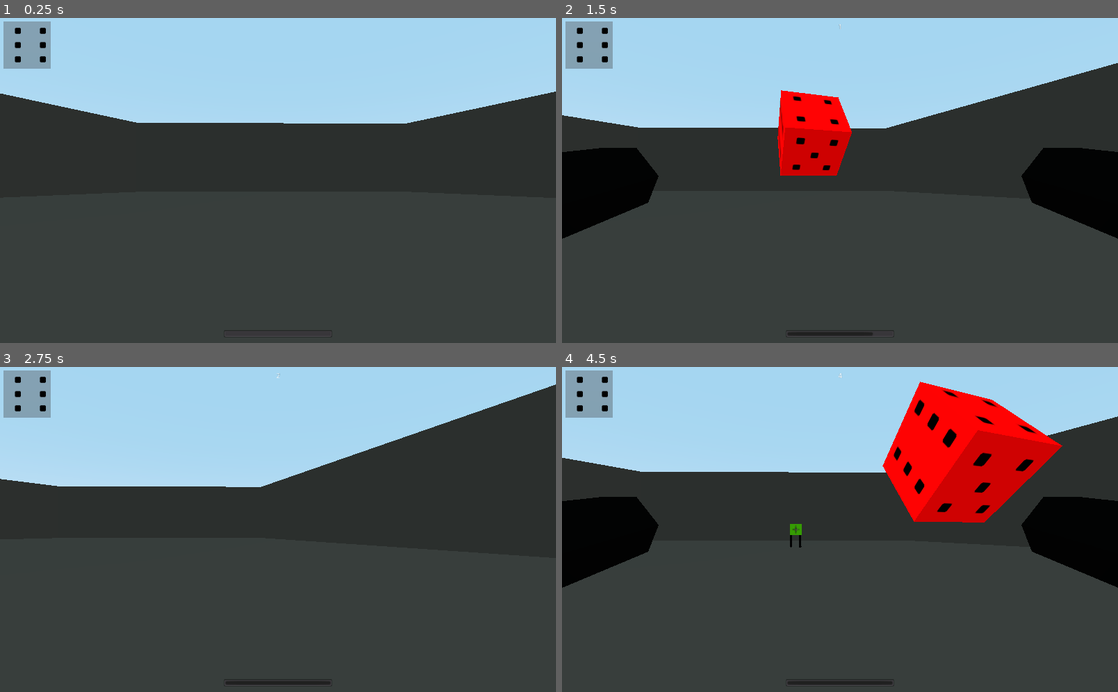
Above: before the commit, frames 1-4 (two rows, left to right).
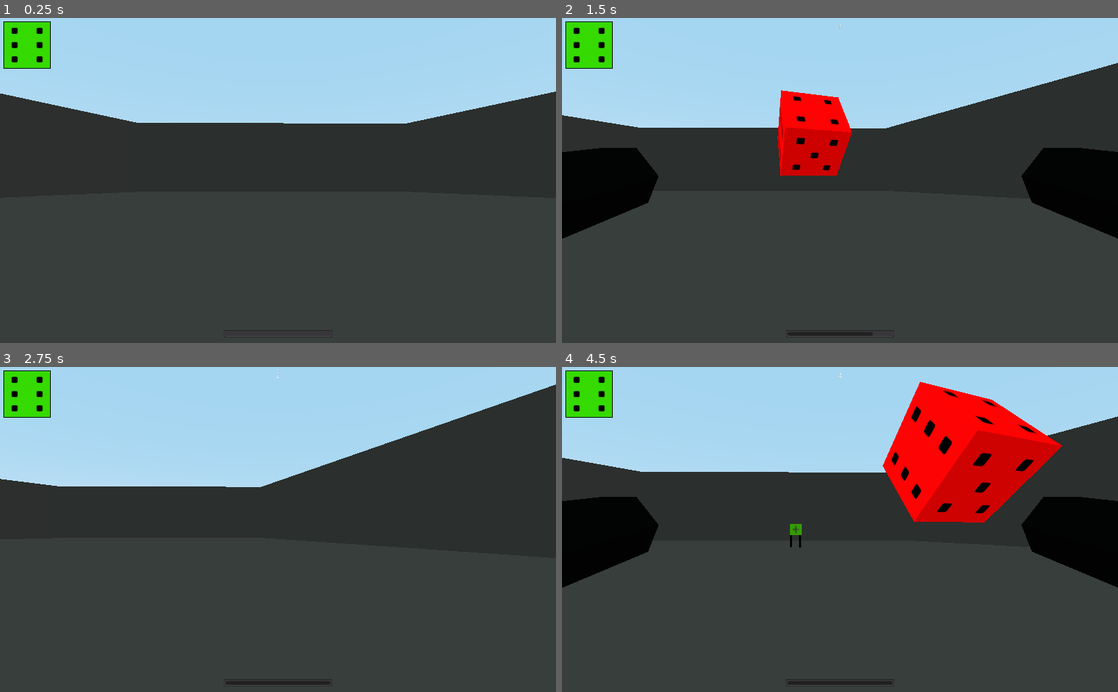
Above: after the commit, the same moments.

Repository: the-alex-g/PolyhedralArena
Game: Godot game, scene res://Main/Main.tscn
The game is run twice, just before and just after one commit, with the same random seed, the same clock (stepped at 60 frames per second) and the same inputs.
Inputs:
- Up to frame 1 (0.25 s): no input
- Up to frame 2 (1.5 s): tap Enter at 0.5 s; hold D (right) 0.53-1.28 s; hold Space (throw) 0.53-1.28 s; hold S (backward) from 1.28 s (still down); tap Space (throw) at 1.35 s
- Up to frame 3 (2.75 s): release S (backward) at 2.03 s; hold D (right) from 2.03 s (still down); hold Space (throw) from 2.03 s (still down)
- Up to frame 4 (4.5 s): release D (right) at 2.78 s; release Space (throw) at 2.78 s; hold W (forward) 2.78-3.53 s; tap Space (throw) at 2.85, 4.35 s; hold Space (throw) 3.53-4.28 s; hold A (left) from 3.53 s (still down)

The runs differ from the first frame. In frame 1, 1.2% of the frame differs, in the area x 0-10%, y 1-16%; in frame 2, 1.3%; in frame 3, 1.2%; in frame 4, 1.6%, in the area x 0-71%, y 1-41%.

Commit message:
color health tracker die

Diff:
--- a/project/Dice/SixSidedDie.tscn
+++ b/project/Dice/SixSidedDie.tscn
@@ -1,35 +1,35 @@
 [gd_scene load_steps=8 format=2]
 
-[ext_resource path="res://Pips.png" type="Texture" id=1]
+[ext_resource path="res://Pips.png" type="Texture" id=2]
 
-[sub_resource type="AtlasTexture" id=1]
+[sub_resource type="AtlasTexture" id=8]
 flags = 7
-atlas = ExtResource( 1 )
-region = Rect2( 0, 0, 83, 96 )
+atlas = ExtResource( 2 )
+region = Rect2( 0, 0, 96, 96 )
 
-[sub_resource type="AtlasTexture" id=2]
+[sub_resource type="AtlasTexture" id=9]
 flags = 7
-atlas = ExtResource( 1 )
+atlas = ExtResource( 2 )
 region = Rect2( 96, 192, 96, 96 )
 
-[sub_resource type="AtlasTexture" id=3]
+[sub_resource type="AtlasTexture" id=10]
 flags = 7
-atlas = ExtResource( 1 )
+atlas = ExtResource( 2 )
 region = Rect2( 96, 0, 96, 96 )
 
-[sub_resource type="AtlasTexture" id=4]
+[sub_resource type="AtlasTexture" id=11]
 flags = 7
-atlas = ExtResource( 1 )
+atlas = ExtResource( 2 )
 region = Rect2( 0, 192, 96, 96 )
 
-[sub_resource type="AtlasTexture" id=5]
+[sub_resource type="AtlasTexture" id=12]
 flags = 7
-atlas = ExtResource( 1 )
+atlas = ExtResource( 2 )
 region = Rect2( 96, 96, 96, 96 )
 
-[sub_resource type="AtlasTexture" id=6]
+[sub_resource type="AtlasTexture" id=13]
 flags = 7
-atlas = ExtResource( 1 )
+atlas = ExtResource( 2 )
 region = Rect2( 0, 96, 96, 96 )
 
 [node name="Die" type="CSGBox"]
@@ -39,24 +39,24 @@
 
 [node name="Sprite3D" type="Sprite3D" parent="."]
 transform = Transform( -4.37114e-08, 0, 1, 0, 1, 0, -1, 0, -4.37114e-08, 0.51, 0, 0 )
-texture = SubResource( 1 )
+texture = SubResource( 8 )
 
 [node name="Sprite3D2" type="Sprite3D" parent="."]
 transform = Transform( -4.37114e-08, 0, 1, 0, 1, 0, -1, 0, -4.37114e-08, -0.51, 0, 0 )
-texture = SubResource( 2 )
+texture = SubResource( 9 )
 
 [node name="Sprite3D3" type="Sprite3D" parent="."]
 transform = Transform( 1, 0, 0, 0, -4.37114e-08, -1, 0, 1, -4.37114e-08, 0, -0.51, 0 )
-texture = SubResource( 3 )
+texture = SubResource( 10 )
 
 [node name="Sprite3D4" type="Sprite3D" parent="."]
 transform = Transform( 1, 0, 0, 0, -4.37114e-08, -1, 0, 1, -4.37114e-08, 0, 0.51, 0 )
-texture = SubResource( 4 )
+texture = SubResource( 11 )
 
 [node name="Sprite3D5" type="Sprite3D" parent="."]
 transform = Transform( 1, 0, 0, 0, 1, 0, 0, 0, 1, 0, 0, 0.51 )
-texture = SubResource( 5 )
+texture = SubResource( 12 )
 
 [node name="Sprite3D6" type="Sprite3D" parent="."]
 transform = Transform( 1, 0, 0, 0, 1, 0, 0, 0, 1, -0.00236773, 0.0022974, -0.50841 )
-texture = SubResource( 6 )
+texture = SubResource( 13 )
--- a/project/Main/HUD.tscn
+++ b/project/Main/HUD.tscn
@@ -1,7 +1,7 @@
-[gd_scene load_steps=9 format=2]
+[gd_scene load_steps=16 format=2]
 
 [ext_resource path="res://Main/HUD.gd" type="Script" id=1]
-[ext_resource path="res://Dice/SixSidedDie.tscn" type="PackedScene" id=2]
+[ext_resource path="res://WhitePips.png" type="Texture" id=2]
 
 [sub_resource type="Animation" id=4]
 resource_name = "1"
@@ -16,7 +16,7 @@
 "times": PoolRealArray( 0, 0.1 ),
 "transitions": PoolRealArray( 1, 1 ),
 "update": 0,
-"values": [ Vector3( 270, 180, 0 ), Vector3( 270, 90, 0 ) ]
+"values": [ Vector3( 0, -90, -90 ), Vector3( 0, -90, -180 ) ]
 }
 
 [sub_resource type="Animation" id=5]
@@ -32,7 +32,7 @@
 "times": PoolRealArray( 0, 0.1 ),
 "transitions": PoolRealArray( 1, 1 ),
 "update": 0,
-"values": [ Vector3( 180, 180, 0 ), Vector3( 270, 180, 0 ) ]
+"values": [ Vector3( 0, 0, -90 ), Vector3( 0, -90, -90 ) ]
 }
 
 [sub_resource type="Animation" id=6]
@@ -48,23 +48,23 @@
 "times": PoolRealArray( 0, 0.2 ),
 "transitions": PoolRealArray( 1, 1 ),
 "update": 0,
-"values": [ Vector3( 0, 180, 0 ), Vector3( 180, 180, 0 ) ]
+"values": [ Vector3( 0, -180, 90 ), Vector3( 0, 0, -90 ) ]
 }
 
 [sub_resource type="Animation" id=1]
 resource_name = "4"
-length = 0.2
-tracks/0/type = "value"
-tracks/0/path = NodePath("ViewportContainer/Viewport/Die:rotation_degrees")
-tracks/0/interp = 1
-tracks/0/loop_wrap = true
-tracks/0/imported = false
-tracks/0/enabled = true
-tracks/0/keys = {
-"times": PoolRealArray( 0, 0.2 ),
-"transitions": PoolRealArray( 1, 1 ),
-"update": 0,
-"values": [ Vector3( 0, -90, 90 ), Vector3( 0, 180, 0 ) ]
+length = 0.1
+tracks/0/type = "value"
+tracks/0/path = NodePath("ViewportContainer/Viewport/Die:rotation_degrees")
+tracks/0/interp = 1
+tracks/0/loop_wrap = true
+tracks/0/imported = false
+tracks/0/enabled = true
+tracks/0/keys = {
+"times": PoolRealArray( 0, 0.1 ),
+"transitions": PoolRealArray( 1, 1 ),
+"update": 0,
+"values": [ Vector3( 0, -90, 90 ), Vector3( 0, -180, 90 ) ]
 }
 
 [sub_resource type="Animation" id=2]
@@ -97,6 +97,39 @@
 "update": 0,
 "values": [ Vector3( 0, -90, 0 ) ]
 }
+
+[sub_resource type="SpatialMaterial" id=20]
+albedo_color = Color( 0, 0, 0, 1 )
+
+[sub_resource type="AtlasTexture" id=14]
+flags = 7
+atlas = ExtResource( 2 )
+region = Rect2( 0, 0, 96, 96 )
+
+[sub_resource type="AtlasTexture" id=15]
+flags = 7
+atlas = ExtResource( 2 )
+region = Rect2( 96, 192, 96, 96 )
+
+[sub_resource type="AtlasTexture" id=16]
+flags = 7
+atlas = ExtResource( 2 )
+region = Rect2( 96, 0, 96, 96 )
+
+[sub_resource type="AtlasTexture" id=17]
+flags = 7
+atlas = ExtResource( 2 )
+region = Rect2( 0, 192, 96, 96 )
+
+[sub_resource type="AtlasTexture" id=18]
+flags = 7
+atlas = ExtResource( 2 )
+region = Rect2( 96, 96, 96, 96 )
+
+[sub_resource type="AtlasTexture" id=19]
+flags = 7
+atlas = ExtResource( 2 )
+region = Rect2( 0, 96, 96, 96 )
 
 [node name="HUD" type="CanvasLayer"]
 script = ExtResource( 1 )
@@ -138,9 +171,46 @@
 [node name="Viewport" type="Viewport" parent="ViewportContainer"]
 size = Vector2( 100, 100 )
 transparent_bg = true
+handle_input_locally = false
+render_target_v_flip = true
+render_target_update_mode = 3
 
 [node name="Camera" type="Camera" parent="ViewportContainer/Viewport"]
 transform = Transform( 1, 0, 0, 0, 1, 0, 0, 0, 1, 0, -30.7555, 0 )
 
-[node name="Die" parent="ViewportContainer/Viewport" instance=ExtResource( 2 )]
+[node name="Die" type="CSGBox" parent="ViewportContainer/Viewport"]
 transform = Transform( -4.37114e-08, 0, -1, 0, 1, 0, 1, 0, -4.37114e-08, 0, -30.7555, -1.31825 )
+material_override = SubResource( 20 )
+width = 1.0
+height = 1.0
+depth = 1.0
+
+[node name="Sprite3D" type="Sprite3D" parent="ViewportContainer/Viewport/Die"]
+transform = Transform( -4.37114e-08, 0, 1, 0, 1, 0, -1, 0, -4.37114e-08, 0.51, 0, 0 )
+modulate = Color( 0.207843, 0.854902, 0, 1 )
+texture = SubResource( 14 )
+
+[node name="Sprite3D2" type="Sprite3D" parent="ViewportContainer/Viewport/Die"]
+transform = Transform( -4.37114e-08, 0, 1, 0, 1, 0, -1, 0, -4.37114e-08, -0.51, 0, 0 )
+modulate = Color( 1, 0, 0, 1 )
+texture = SubResource( 15 )
+
+[node name="Sprite3D3" type="Sprite3D" parent="ViewportContainer/Viewport/Die"]
+transform = Transform( 1, 0, 0, 0, -4.37114e-08, -1, 0, 1, -4.37114e-08, 0, -0.51, 0 )
+modulate = Color( 0.898039, 1, 0, 1 )
+texture = SubResource( 16 )
+
+[node name="Sprite3D4" type="Sprite3D" parent="ViewportContainer/Viewport/Die"]
+transform = Transform( 0.999997, -0.00217941, -0.00104763, -0.00104839, -0.000349831, -0.999999, 0.00217904, 0.999998, -0.000352111, 2.50205e-09, 0.51, 0 )
+modulate = Color( 1, 0.282353, 0, 1 )
+texture = SubResource( 17 )
+
+[node name="Sprite3D5" type="Sprite3D" parent="ViewportContainer/Viewport/Die"]
+transform = Transform( 1, 0, 0, 0, 1, 0, 0, 0, 1, 0, 0, 0.51 )
+modulate = Color( 1, 0.607843, 0, 1 )
+texture = SubResource( 18 )
+
+[node name="Sprite3D6" type="Sprite3D" parent="ViewportContainer/Viewport/Die"]
+transform = Transform( 0.999994, 0.00154872, -0.00322254, -0.00155038, 0.999999, -0.000516385, 0.00322174, 0.000521356, 0.999995, -0.00236773, 0.0022974, -0.50841 )
+modulate = Color( 1, 0.819608, 0, 1 )
+texture = SubResource( 19 )
Binary file added: project/WhitePips.png
Not shown, added: project/WhitePips.png.import
Not shown, added: piskel_files/WhitePips.piskel
